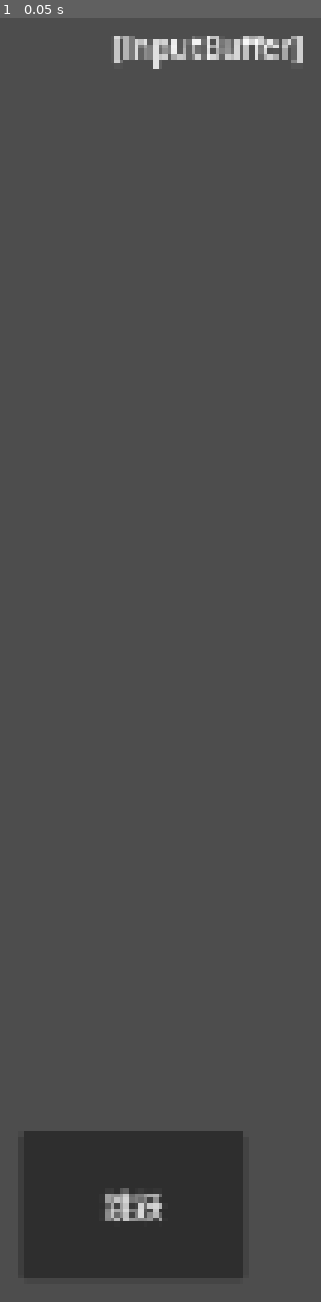
Above: before the commit, frame 1.
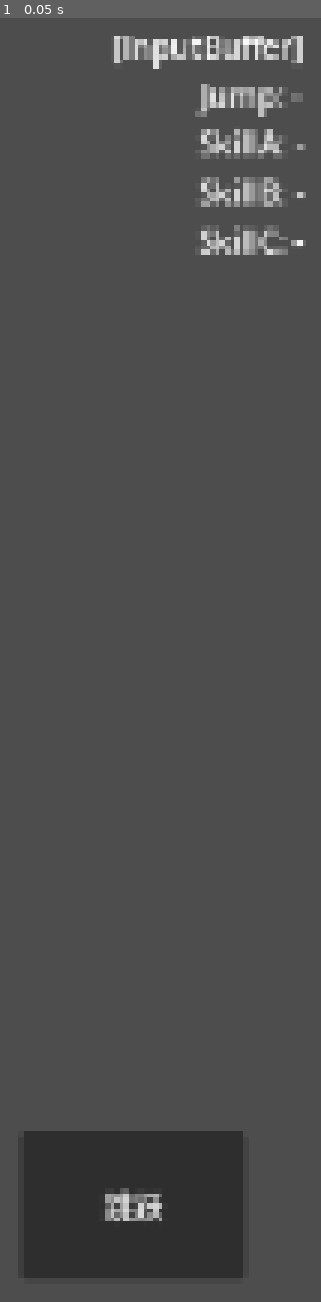
Above: after the commit, the same moment.

Repository: KStar001/GodotFly2
Game: Godot game, scene res://02scene/stage_001.tscn
Two runs of this game, one before a commit and one after it. Both use one fixed random seed, a clock stepped at 60 frames per second and the inputs below. Before the commit the project has no main scene; this scene is started directly in both runs.
Inputs:
- Up to frame 1 (0.05 s): no input

The runs differ from the first frame. In frame 1, 1.7% of the frame differs, in the area x 60-96%, y 5-19%.
Error before the commit: Parse Error: Identifier "KsWorld" not declared in the current scope. (res://01code/KsPlayer.gd:21)

Commit message:
自动生成的文件

Diff:
--- a/02scene/player_001.tscn
+++ b/02scene/player_001.tscn
@@ -10,7 +10,7 @@
 script = ExtResource("1_player")
 
 [node name="CollisionShape3D" type="CollisionShape3D" parent="."]
-position = Vector3(0.0, 0.9, 0.0)
+transform = Transform3D(1, 0, 0, 0, 1, 0, 0, 0, 1, 0, 0.9, 0)
 shape = SubResource("Shape_player")
 
 [node name="AnimationPlayer" type="AnimationPlayer" parent="."]
--- a/02scene/stage_001.tscn
+++ b/02scene/stage_001.tscn
@@ -1,33 +1,30 @@
-[gd_scene load_steps=4 format=3 uid="uid://gf2stage001"]
+[gd_scene load_steps=5 format=3 uid="uid://gf2stage001"]
 
-[ext_resource type="Script" path="res://01code/KsWorld.gd" id="1_world"]
-[ext_resource type="Script" path="res://01code/KsCamera.gd" id="2_camera"]
-[ext_resource type="PackedScene" path="res://02scene/player_001.tscn" id="3_player"]
+[ext_resource type="Script" uid="uid://cxtlpxj6pnler" path="res://01code/KsWorld.gd" id="1_world"]
+[ext_resource type="Script" uid="uid://da3cs2dxwj1a6" path="res://01code/KsCamera.gd" id="2_camera"]
+[ext_resource type="PackedScene" uid="uid://gf2player001" path="res://02scene/player_001.tscn" id="3_player"]
 
 [sub_resource type="BoxShape3D" id="Shape_ground"]
-size = Vector3(400.0, 1.0, 10.0)
+size = Vector3(400, 1, 10)
 
 [node name="Stage001" type="Node3D"]
 script = ExtResource("1_world")
 
 [node name="MainPlayer" parent="." instance=ExtResource("3_player")]
-position = Vector3(2.0, 2.0, 0.0)
+transform = Transform3D(1, 0, 0, 0, 1, 0, 0, 0, 1, 2, 2, 0)
 
 [node name="MainCamera" type="Camera3D" parent="."]
 script = ExtResource("2_camera")
 
-[node name="WorldEnvironment" type="WorldEnvironment" parent="."]
-
 [node name="DirectionalLight" type="DirectionalLight3D" parent="."]
-position = Vector3(0.0, 10.0, 5.0)
-rotation_degrees = Vector3(-45.0, 0.0, 0.0)
+transform = Transform3D(1, 0, 0, 0, 0.707107, 0.707107, 0, -0.707107, 0.707107, 0, 10, 5)
 light_energy = 1.2
 shadow_enabled = true
 
 [node name="Platforms" type="Node3D" parent="."]
 
 [node name="Ground" type="StaticBody3D" parent="Platforms"]
-position = Vector3(100.0, 0.0, 0.0)
+transform = Transform3D(1, 0, 0, 0, 1, 0, 0, 0, 1, 100, 0, 0)
 
 [node name="CollisionShape3D" type="CollisionShape3D" parent="Platforms/Ground"]
 shape = SubResource("Shape_ground")
@@ -49,9 +46,7 @@
 [node name="DebugLabel" type="Label" parent="UI"]
 anchors_preset = 1
 anchor_left = 1.0
-anchor_top = 0.0
 anchor_right = 1.0
-anchor_bottom = 0.0
 offset_left = -220.0
 offset_top = 10.0
 offset_right = -10.0
--- a/project.godot
+++ b/project.godot
@@ -1,18 +1,27 @@
 ; Engine configuration file.
 ; It's best edited using the editor UI and not directly,
-; but the file format is well documented and performing such edits is fine too.
+; since the parameters that go here are not all obvious.
 ;
-; [configuration] section is the mandatory section
-
-[configuration]
+; Format:
+;   [section] ; section goes between []
+;   param=value ; assign values to parameters
 
 config_version=5
 
 [application]
 
 config/name="GodotFly2"
+run/main_scene="uid://gf2stage001"
 config/features=PackedStringArray("4.4", "Mobile")
 config/icon="res://icon.svg"
+
+[autoload]
+
+KsWorld="*res://01code/KsWorld.gd"
+
+[configuration]
+
+config_version=5
 
 [display]
 
@@ -20,7 +29,3 @@
 window/size/viewport_height=720
 window/stretch/mode="canvas_items"
 window/stretch/aspect="expand"
-
-[rendering]
-
-renderer/rendering_method="forward_plus"
Not shown, added: 01code/KsCamera.gd.uid
Not shown, added: 01code/KsInput.gd.uid
Not shown, added: 01code/KsPlayer.gd.uid
Not shown, added: 01code/KsWorld.gd.uid
Not shown: 1 places in 02scene/player_001.tscn that only renumber resources
